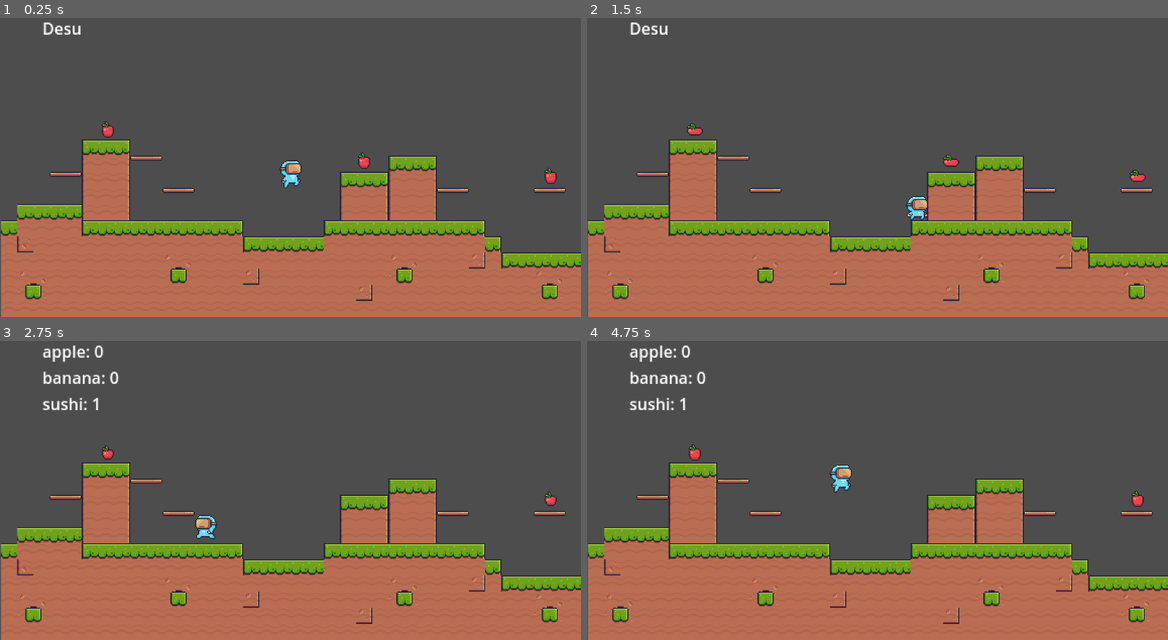
Above: before the commit, frames 1-4 (two rows, left to right).
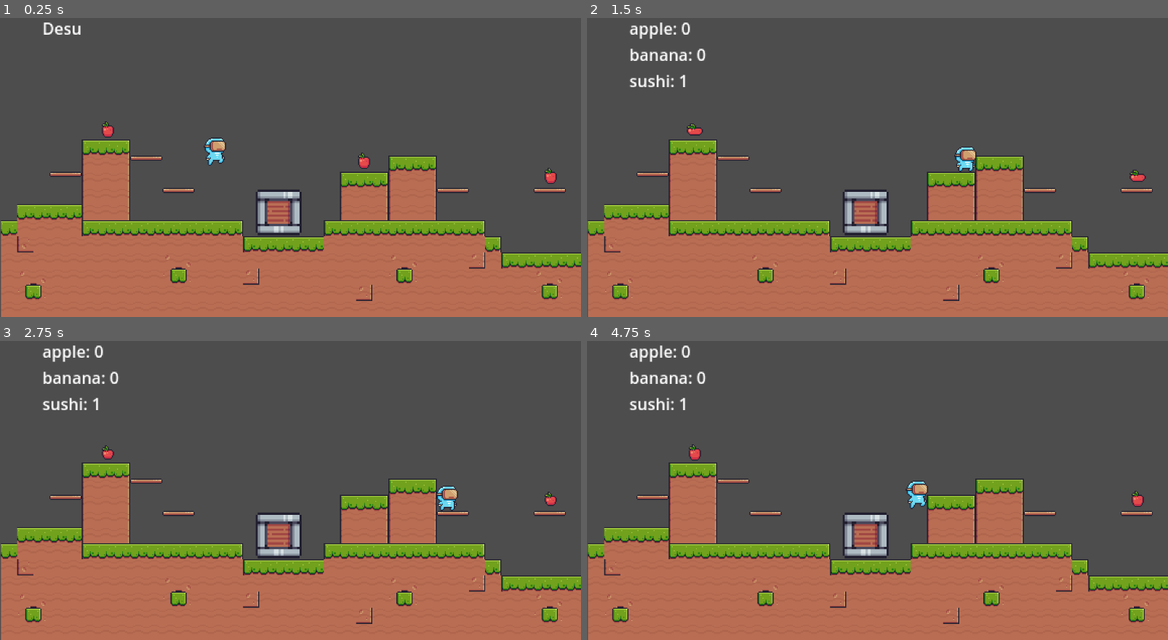
Above: after the commit, the same moments.

Repository: lakeside-tsa/pacific-potluck
Game: Godot game, scene res://scenes/level_1.tscn
Same seed, same stepped clock (60 frames per second), same inputs: the game is played once before the commit and once after it.
Inputs:
- Up to frame 1 (0.25 s): no input
- Up to frame 2 (1.5 s): tap Enter (ui_accept) at 0.5, 0.77 s; hold Right (ui_right) from 0.53 s (still down)
- Up to frame 3 (2.75 s): tap Enter (ui_accept) at 1.52 s; release Right (ui_right) at 2.03 s; hold Left (ui_left) from 2.03 s (still down)
- Up to frame 4 (4.75 s): tap Enter (ui_accept) at 3.02, 3.77, 4.52 s; release Left (ui_left) at 4.28 s; hold Right (ui_right) from 4.28 s (still down)

The runs differ from the first frame. In frame 1, 1.6% of the frame differs, in the area x 35-52%, y 39-73%; in frame 2, 2.3%, in the area x 7-67%, y 1-73%; in frame 3, 1.5%; in frame 4, 1.6%.

Commit message:
feat: add cauldron

Diff:
--- /dev/null
+++ b/pacific-duck/scenes/cauldron.tscn
@@ -0,0 +1,39 @@
+[gd_scene load_steps=6 format=3 uid="uid://cxcqt2oa42ms3"]
+
+[ext_resource type="Script" path="res://scripts/cauldron.gd" id="1_khqrg"]
+[ext_resource type="Texture2D" uid="uid://drbb6noq0ihqp" path="res://assets/Items/Boxes/Box3/Idle.png" id="2_dmga1"]
+
+[sub_resource type="AtlasTexture" id="AtlasTexture_hpkfj"]
+atlas = ExtResource("2_dmga1")
+region = Rect2(0, 0, 28, 24)
+
+[sub_resource type="SpriteFrames" id="SpriteFrames_vkaxv"]
+animations = [{
+"frames": [{
+"duration": 1.0,
+"texture": SubResource("AtlasTexture_hpkfj")
+}],
+"loop": true,
+"name": &"default",
+"speed": 1.0
+}]
+
+[sub_resource type="RectangleShape2D" id="RectangleShape2D_2n1a6"]
+size = Vector2(100.719, 102.5)
+
+[node name="Cauldron" type="Area2D"]
+z_index = -1
+position = Vector2(-497, -274)
+collision_mask = 2
+script = ExtResource("1_khqrg")
+
+[node name="AnimatedSprite2D" type="AnimatedSprite2D" parent="."]
+position = Vector2(482.969, 278)
+scale = Vector2(5.71652, 5.66927)
+sprite_frames = SubResource("SpriteFrames_vkaxv")
+
+[node name="CollisionShape2D" type="CollisionShape2D" parent="."]
+position = Vector2(483.359, 277.75)
+shape = SubResource("RectangleShape2D_2n1a6")
+
+[connection signal="body_entered" from="." to="." method="_on_cauldron_body_entered"]
--- a/pacific-duck/scenes/level_1.tscn
+++ b/pacific-duck/scenes/level_1.tscn
@@ -7,6 +7,8 @@
 [ext_resource type="PackedScene" uid="uid://c4vccsaskxygi" path="res://scenes/apple.tscn" id="3_ahxml"]
 [ext_resource type="Script" path="res://scripts/ingredient_2.gd" id="5_72ap3"]
 [ext_resource type="Script" path="res://scripts/ingredient_3.gd" id="5_lsdon"]
+[ext_resource type="Script" path="res://scripts/cauldron_manager.gd" id="7_bs8qq"]
+[ext_resource type="PackedScene" uid="uid://cxcqt2oa42ms3" path="res://scenes/cauldron.tscn" id="8_hr6tt"]
 
 [sub_resource type="TileSetAtlasSource" id="TileSetAtlasSource_c3rs8"]
 texture = ExtResource("2_08e0m")
@@ -193,7 +195,7 @@
 script = ExtResource("1_kd0sr")
 
 [node name="ducky" parent="." instance=ExtResource("1_vvde1")]
-position = Vector2(30, 22)
+position = Vector2(-45, 0)
 
 [node name="IngredientManager" type="Node" parent="."]
 unique_name_in_owner = true
@@ -219,6 +221,14 @@
 position = Vector2(-151, 8)
 script = ExtResource("5_72ap3")
 
+[node name="CauldronManager" type="Node" parent="."]
+script = ExtResource("7_bs8qq")
+
+[node name="Cauldron" parent="." instance=ExtResource("8_hr6tt")]
+position = Vector2(-175, -23)
+scale = Vector2(0.4, 0.4)
+collision_layer = 2
+
 [node name="Camera2D" type="Camera2D" parent="."]
 position = Vector2(30, 30)
 zoom = Vector2(2, 2)
--- /dev/null
+++ b/pacific-duck/scripts/cauldron.gd
@@ -0,0 +1,8 @@
+extends Area2D
+
+
+func _on_cauldron_body_entered(_body: Node2D) -> void:
+	print ("cauldron desu")
+
+func _on_body_exited(_body: Node2D) -> void:
+	pass
--- /dev/null
+++ b/pacific-duck/scripts/cauldron_manager.gd
@@ -0,0 +1,10 @@
+extends Node
+
+# Called when the node enters the scene tree for the first time.
+func _ready() -> void:
+	pass # Replace with function body.
+
+
+# Called every frame. 'delta' is the elapsed time since the previous frame.
+func _process(delta: float) -> void:
+	pass
Not shown: 1 places in pacific-duck/scenes/level_1.tscn that only renumber resources
